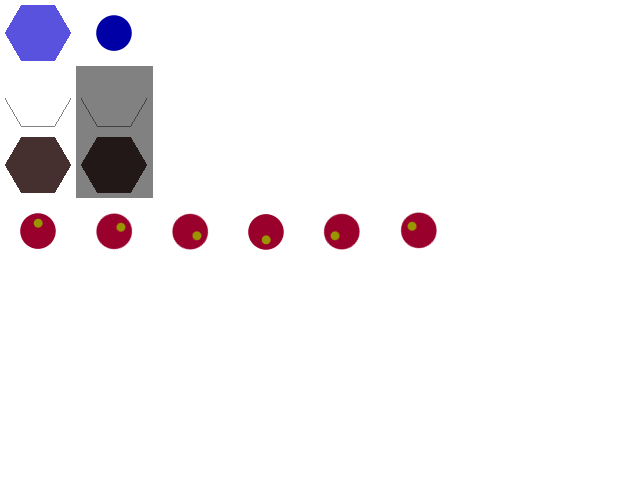
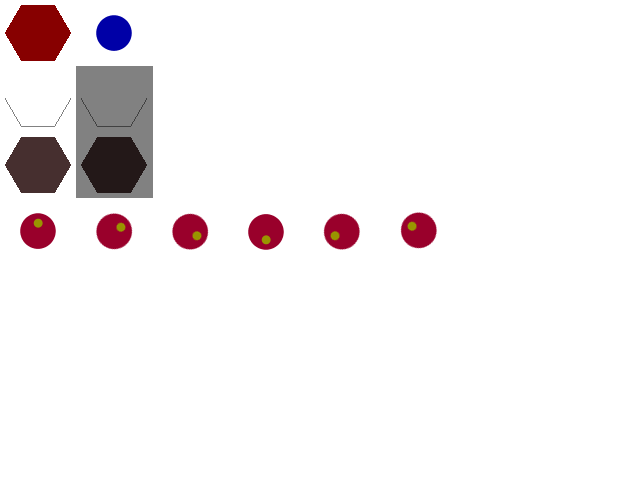
Layers edited between the first and the second 640 x 480 image:
painted on "Tło" over [5, 5, 71, 61]
